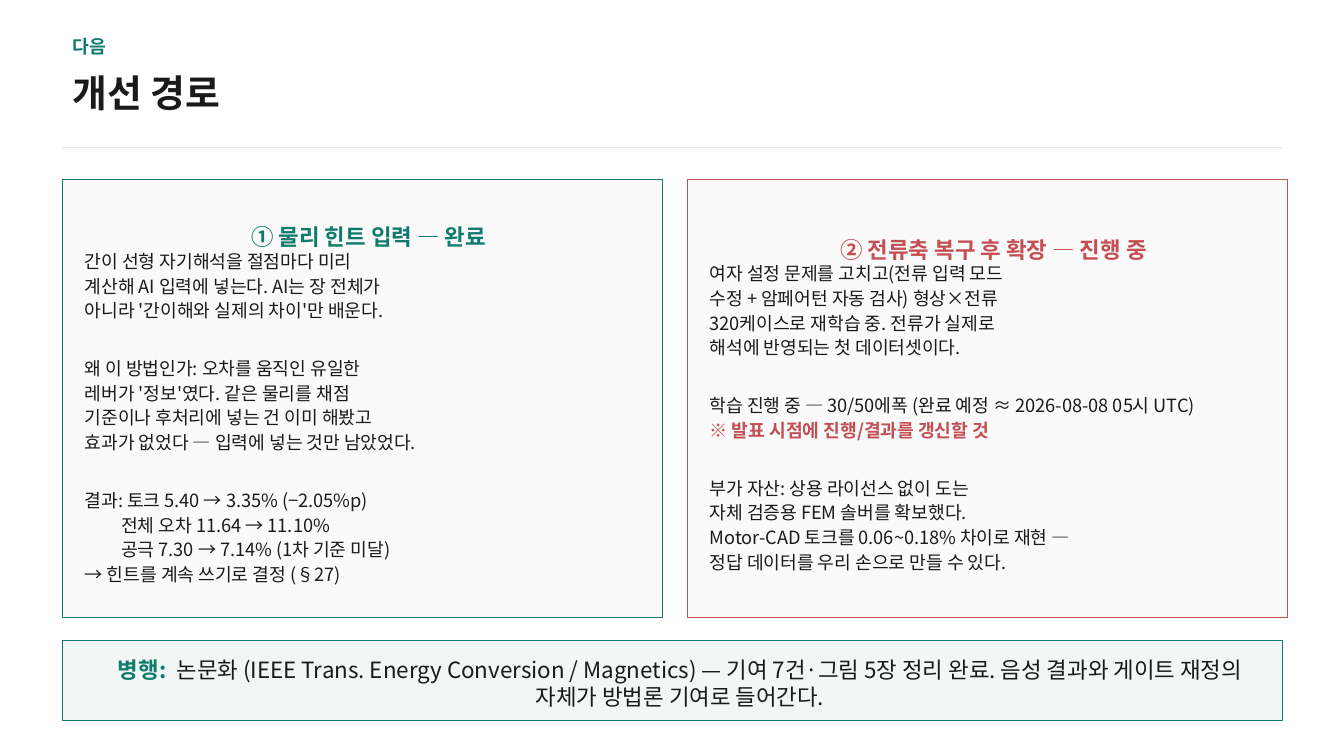
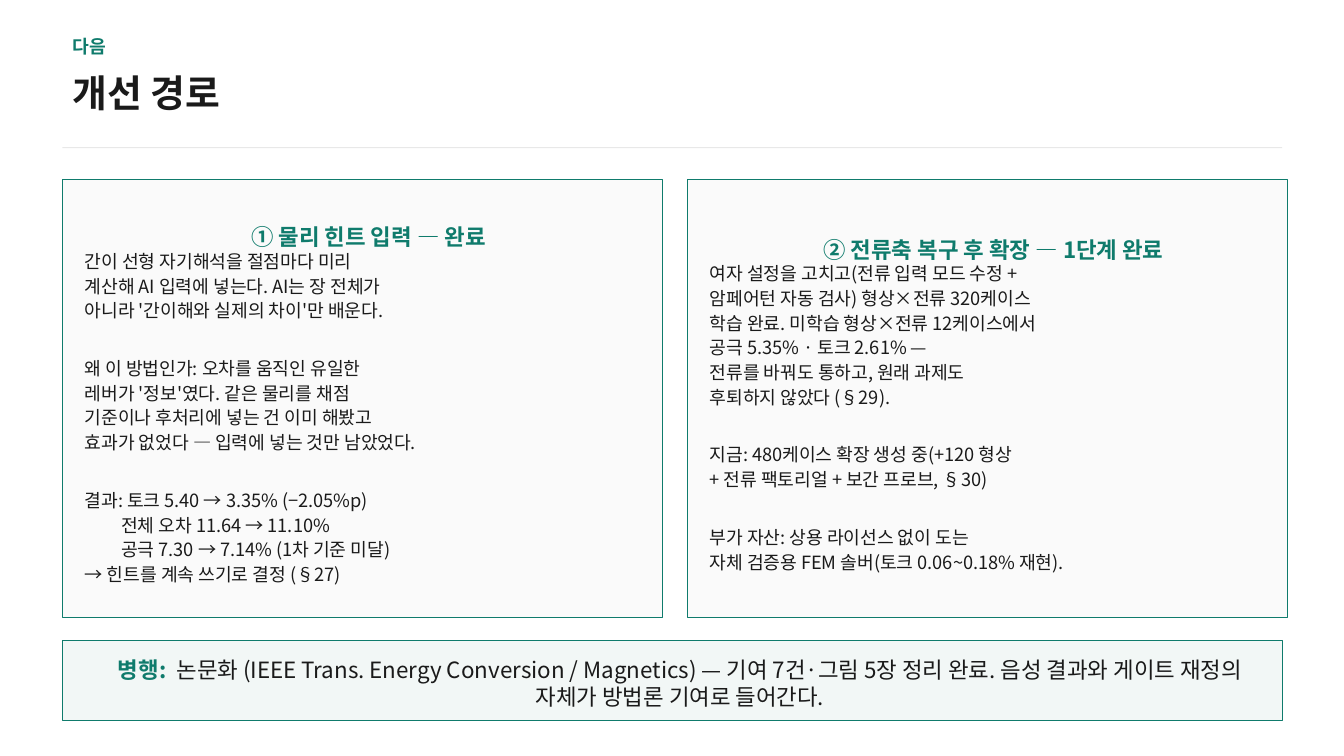
Before and after one commit to enjoyneer87/EveryMotor, a slide deck: slide 12 of results/viz/motorai_seminar_20260807.pptx. Drawn at 1344x756 pixels with LibreOffice and Linux fonts; fonts in the diff are those of the drawing. Boxes give left, top, right and bottom in pixels: in the first picture for what was removed or moved away, otherwise in the second. Text is boxed around its words. In the diff, an @@ line names an element or a change of style, - is before the commit and + after.

Commit message:
[VIZ] 세미나 덱·그림 v2 챔피언 반영 -- 게이트 차트 3세대(champion→prior→v2: 공극 7.30→7.14→6.62, 토크 5.40→3.35→3.27), 소거 차트에 물리주입·v2 막대 추가, 덱 헤드라인/카드/노트를 §29 수치로 갱신(전류 일반화 5.35/2.61 포함), 480 생성 진행 반영

```diff
--- a/results/viz/motorai_seminar_20260807.pptx
+++ b/results/viz/motorai_seminar_20260807.pptx
@@ rectangle "② 전류축 복구 후 확장 ..." at box(688, 179, 1288, 618): outline #C44E52 0.75 pt to #0F7B6C 0.75 pt @@
@@ text in rectangle at box(710, 239, 1163, 490): text changed @@
-② 전류축 복구 후 확장 — 진행 중
-여자 설정 문제를 고치고(전류 입력 모드
-수정 + 암페어턴 자동 검사) 형상×전류
-320케이스로 재학습 중. 전류가 실제로
-해석에 반영되는 첫 데이터셋이다.
-학습 진행 중 — 30/50에폭 (완료 예정 ≈ 2026-08-08 05시 UTC)
-※ 발표 시점에 진행/결과를 갱신할 것
+② 전류축 복구 후 확장 — 1단계 완료
+여자 설정을 고치고(전류 입력 모드 수정 +
+암페어턴 자동 검사) 형상×전류 320케이스
+학습 완료. 미학습 형상×전류 12케이스에서
+공극 5.35% · 토크 2.61% —
+전류를 바꿔도 통하고, 원래 과제도
+후퇴하지 않았다 (§29).
+지금: 480케이스 확장 생성 중(+120 형상
++ 전류 팩토리얼 + 보간 프로브, §30)
@@ text in rectangle at box(710, 554, 1064, 573): text changed @@
-자체 검증용 FEM 솔버를 확보했다.
-Motor-CAD 토크를 0.06~0.18% 차이로 재현 —
-정답 데이터를 우리 손으로 만들 수 있다.
+자체 검증용 FEM 솔버(토크 0.06~0.18% 재현).
```
Also in this commit, not shown: 3 other slides changed, 6 other files.
